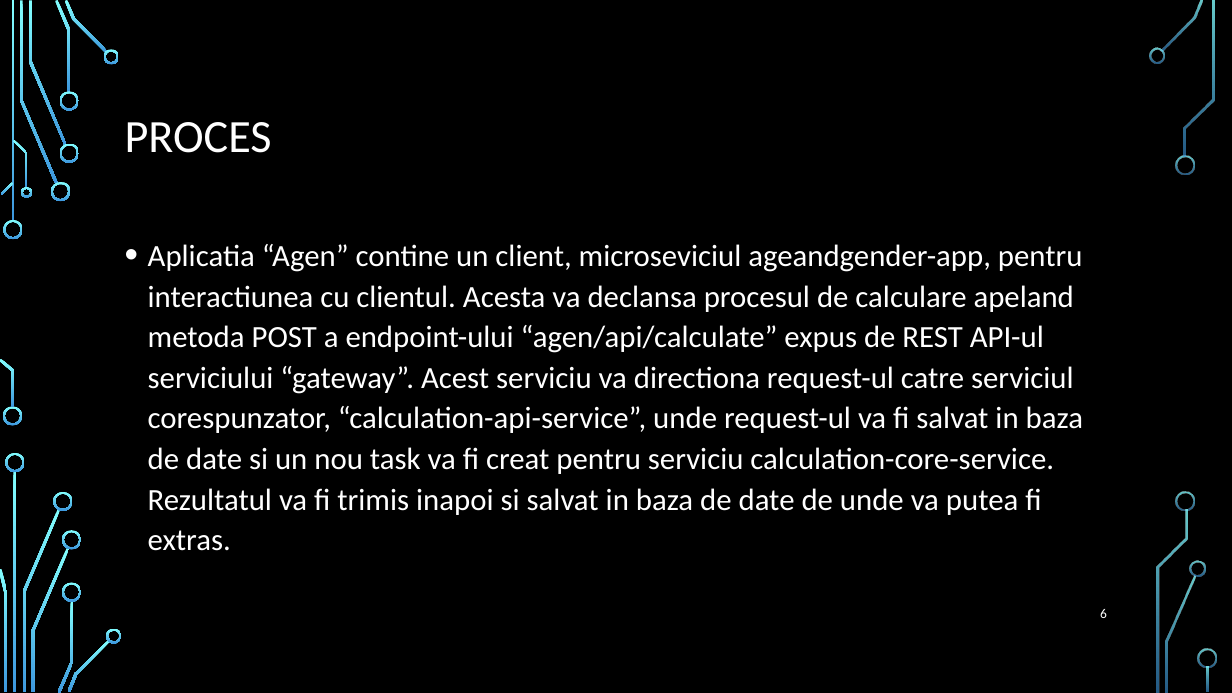
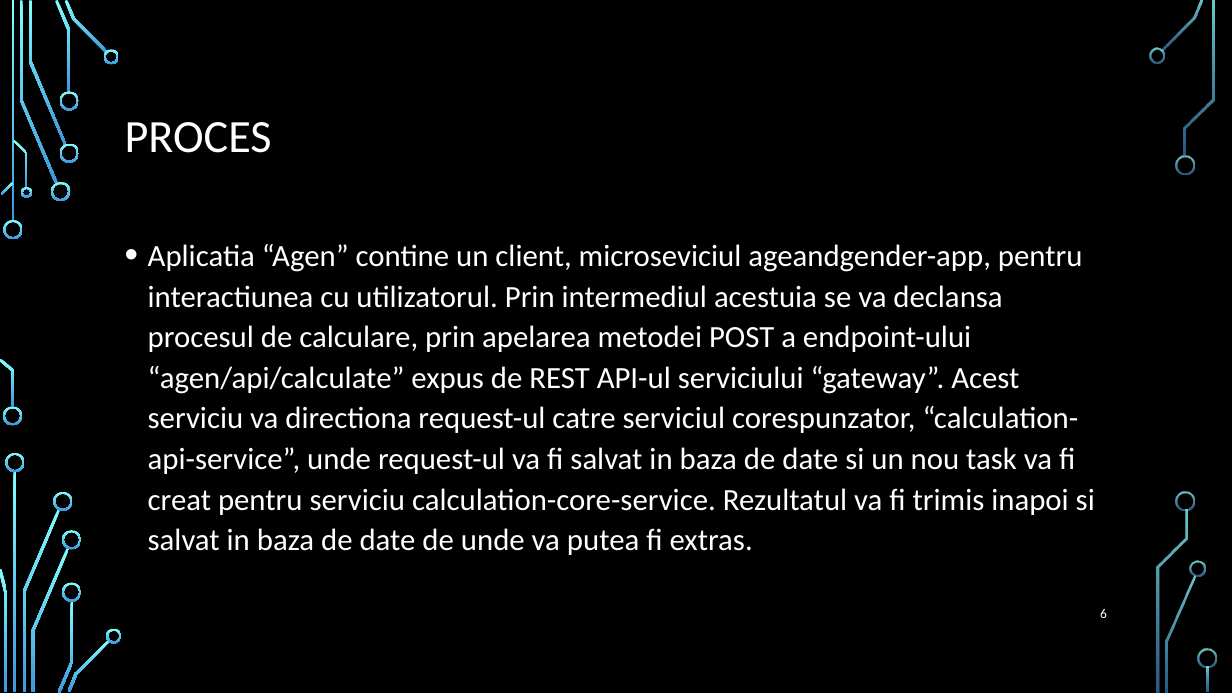
Before and after one commit to cristi-dorneanu/Agen, a slide deck: slide 6 of Licenta2018DorneanuCristian/AGEN.pptx. Drawn at 1232x693 pixels with LibreOffice and Linux fonts; fonts in the diff are those of the drawing; background and template pictures are left out. Boxes give left, top, right and bottom in pixels: in the first picture for what was removed or moved away, otherwise in the second. Text is boxed around its words. In the diff, an @@ line names an element or a change of style, - is before the commit and + after.

```diff
--- a/Licenta2018DorneanuCristian/AGEN.pptx
+++ b/Licenta2018DorneanuCristian/AGEN.pptx
@@ text at box(148, 244, 1095, 555): text changed @@
-• Aplicatia “Agen” contine un client, microseviciul ageandgender-app, pentru interactiunea cu clientul. Acesta va declansa procesul de calculare apeland metoda POST a endpoint-ului “agen/api/calculate” expus de REST API-ul serviciului “gateway”. Acest serviciu va directiona request-ul catre serviciul corespunzator, “calculation-api-service”, unde request-ul va fi salvat in baza de date si un nou task va fi creat pentru serviciu calculation-core-service. Rezultatul va fi trimis inapoi si salvat in baza de date de unde va putea fi extras.
+• Aplicatia “Agen” contine un client, microseviciul ageandgender-app, pentru interactiunea cu utilizatorul. Prin intermediul acestuia se va declansa procesul de calculare, prin apelarea metodei POST a endpoint-ului “agen/api/calculate” expus de REST API-ul serviciului “gateway”. Acest serviciu va directiona request-ul catre serviciul corespunzator, “calculation-api-service”, unde request-ul va fi salvat in baza de date si un nou task va fi creat pentru serviciu calculation-core-service. Rezultatul va fi trimis inapoi si salvat in baza de date de unde va putea fi extras.
```
Also in this commit, not shown: 2 slides added, 2 slides removed, 16 other files.
